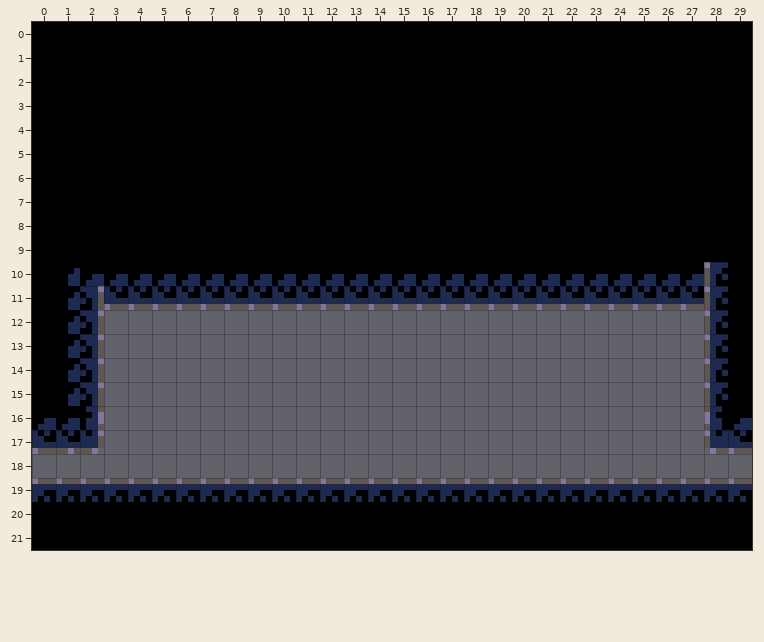
Two states of a Tiled map, data/maps/testroom1.tmx. Above is the file before it was changed.
Cells are 8x8 px. Shown: x 0..29, y 0..21.
After the commit:
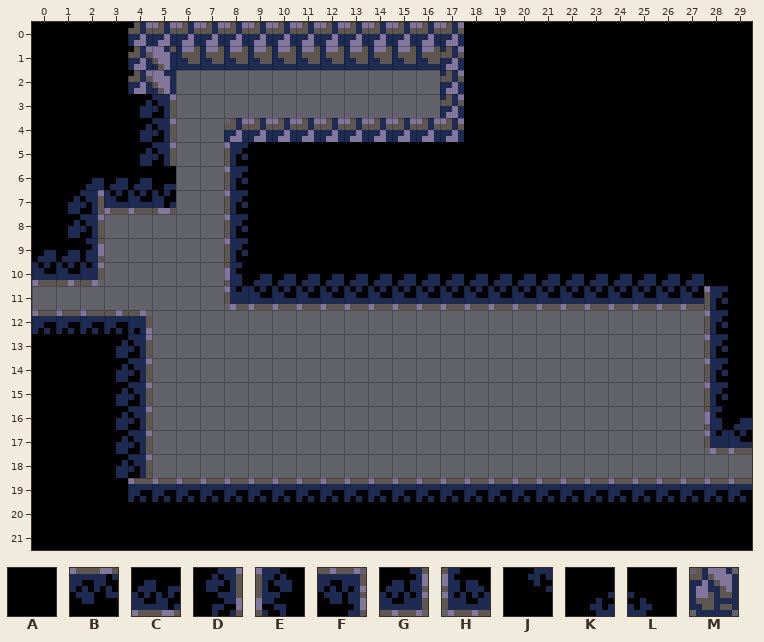
Key: from "tileset": A 0, B 1, C 1 flipped up-down, D 2, E 2 flipped left-right, F 3, G 3 flipped up-down, H 3 turned 180, J 4, K 4 flipped up-down, L 4 turned 180, M 6.
_ is an empty cell.
The exact change:
Layer "Tiles":
Tile B gives way to tile A in row 20 at x 0 to 2.
Tile C gives way to tile A in row 17 at x 0.
Tile D gives way to tile A in rows 14 to 16 at x 1.
Tile G gives way to tile A in row 17 at x 1.
The edit adds tile A in rows 14 to 17 at x 2; in rows 18 to 19 at x 0 to 2.
Tile A gives way to tile B in row 13 at x 0.
Tile D gives way to tile B in row 13 at x 1.
The edit adds tile B in row 13 at x 2.
Tile A gives way to tile C in row 7 at x 2 to 4; in row 10 at x 0.
Tile A gives way to tile D in rows 4 to 6 at x 4; in rows 8 to 9 at x 1.
The edit adds tile D in rows 14 to 19 at x 3.
Tile A gives way to tile E in rows 6 to 10 at x 8.
The edit adds tile F in row 13 at x 3.
Tile A gives way to tile G in row 10 at x 1.
Tile C gives way to tile H in row 11 at x 8.
Tile B gives way to tile J in row 20 at x 3.
Tile A gives way to tile K in row 7 at x 1.
Tile E gives way to tile L in row 11 at x 28.
Tile A gives way to tile M in row 1 at x 4 to 17; in rows 2 to 3 at x 4 and 17; in row 4 at x 17; in row 5 at x 8 to 17.
Tile A is gone in rows 2 to 4 at x 5 to 16; in rows 5 to 7 at x 5 to 7; in rows 8 to 10 at x 2 to 7; in rows 11 to 12 at x 0.
Tile C is gone in row 11 at x 2 to 7.
Tile D is gone in rows 11 to 12 at x 1.
Boxes around the changes in both pictures, in picture pixels (x1, y1, x2, y2):
changed: (32, 22, 464, 502)
changed: (704, 262, 728, 286)
